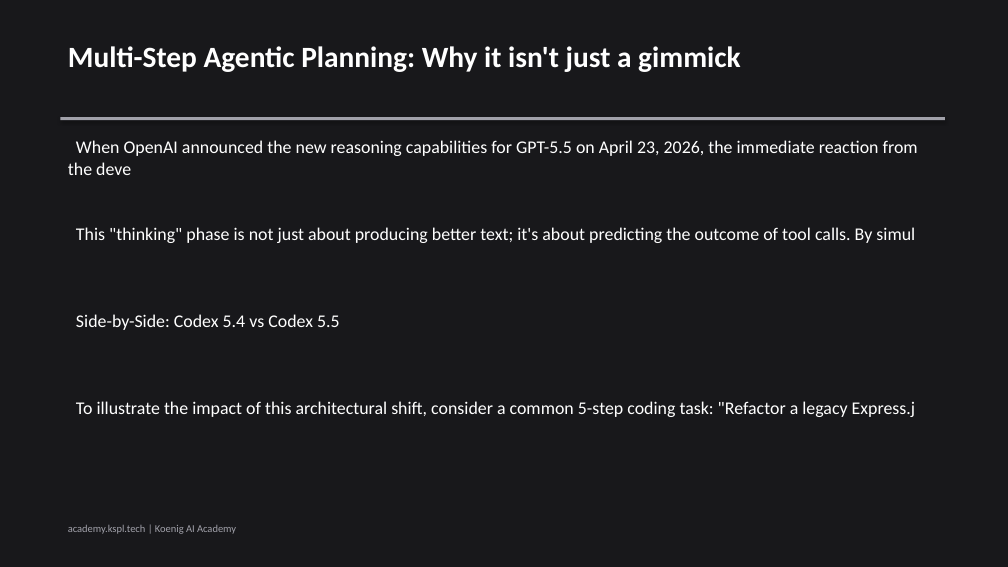
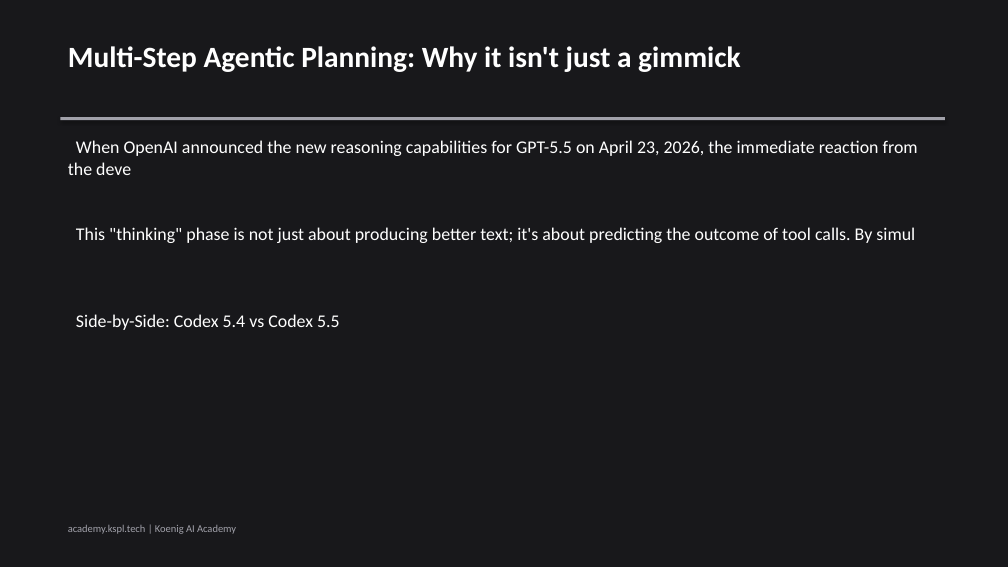
Before and after one commit to Koenig-Solutions-Private-Limited/koenig-ai-org, a slide deck: slide 3 of vault/blogs/2026-04-30-gpt-5-5-in-codex/slides.pptx. Drawn at 1008x567 pixels with LibreOffice and Linux fonts; fonts in the diff are those of the drawing. Boxes give left, top, right and bottom in pixels: in the first picture for what was removed or moved away, otherwise in the second. Text is boxed around its words. In the diff, an @@ line names an element or a change of style, - is before the commit and + after.

```diff
--- a/vault/blogs/2026-04-30-gpt-5-5-in-codex/slides.pptx
+++ b/vault/blogs/2026-04-30-gpt-5-5-in-codex/slides.pptx
@@ text removed at box(76, 401, 916, 417) @@
-To illustrate the impact of this architectural shift, consider a common 5-step coding task: "Refactor a legacy Express.j
```
Also in this commit, not shown: 15 other files.
